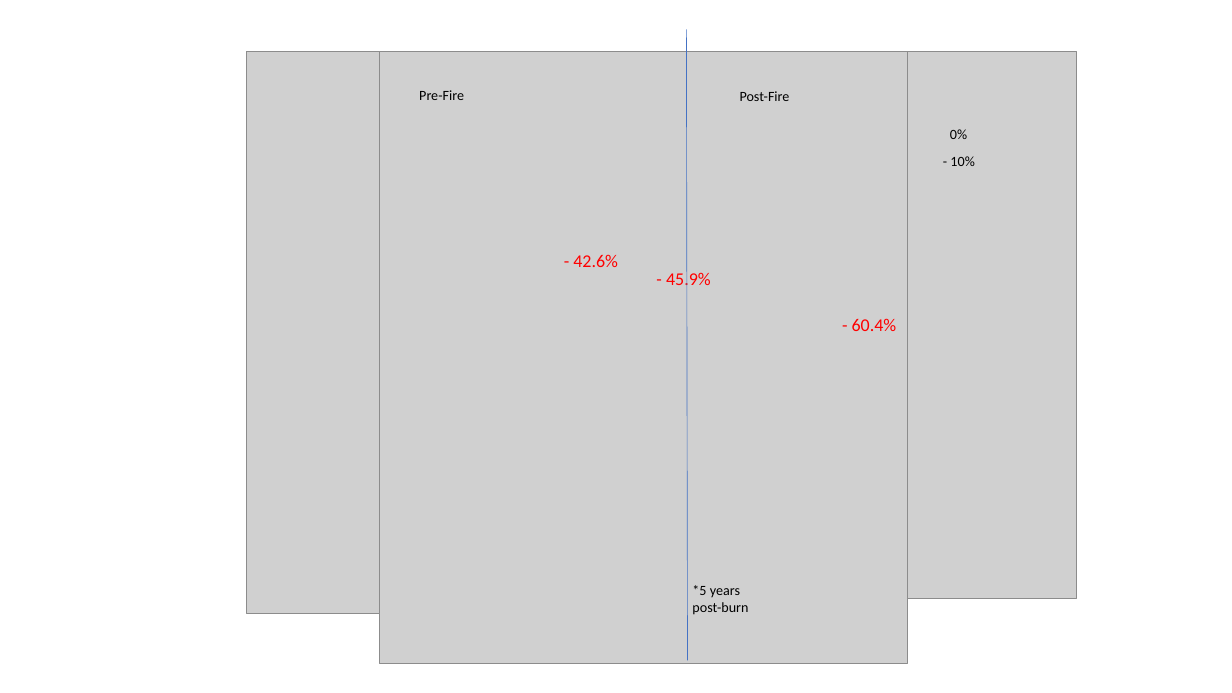
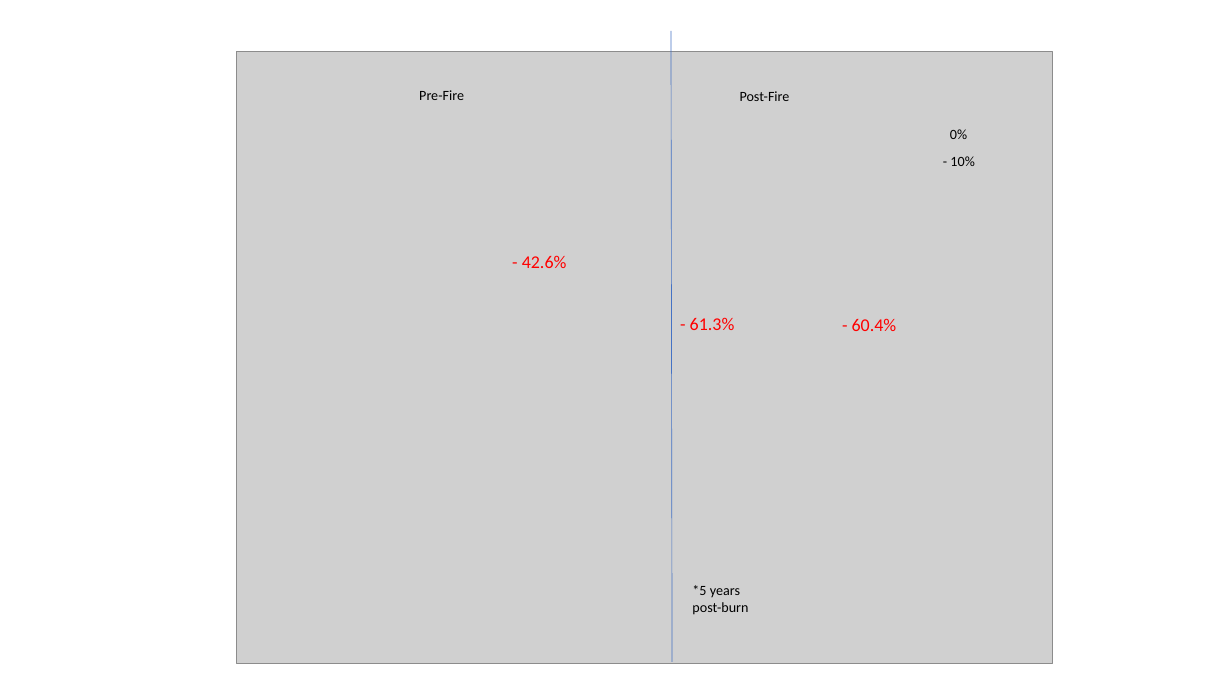
Before and after one commit to gldejong/FFIanalysis, a slide deck: slide 4 of Analysis/editingplots.pptx (slide 3 before the commit). Drawn at 1232x693 pixels with LibreOffice and Linux fonts; fonts in the diff are those of the drawing; grey boxes stand for pictures. Boxes give left, top, right and bottom in pixels: in the first picture for what was removed or moved away, otherwise in the second. Text is boxed around its words. In the diff, an @@ line names an element or a change of style, - is before the commit and + after.

```diff
--- a/Analysis/editingplots.pptx
+++ b/Analysis/editingplots.pptx
@@ picture: place and size @@
-picture at (380, 52, 908, 664)
+picture at (237, 52, 1053, 664)
@@ picture removed at (247, 52, 380, 615) @@
@@ line moved from (687, 30) - (688, 661) to (671, 31) - (672, 662) @@
@@ picture removed at (908, 52, 1078, 599) @@
@@ text "- 42.6%": place and size @@
-text "- 42.6%" at (573, 254, 618, 267)
+text "- 42.6%" at (522, 255, 567, 268)
@@ text removed at (666, 270, 711, 290) @@
-- 45.9%
@@ text added at (690, 317, 735, 330), 14 pt, text #FF0000 @@
+- 61.3%
```
Also in this commit, not shown: 1 other slide changed, 3 slides added, 1 slide removed, 48 other files.
